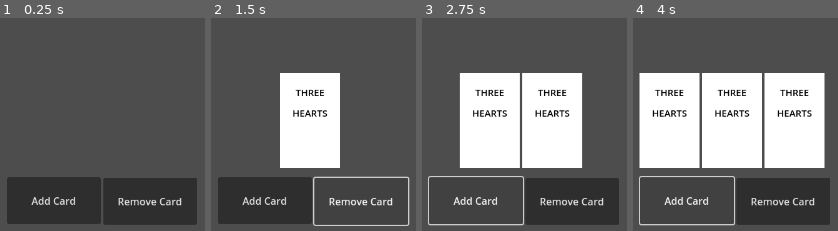
Above: before the commit, frames 1-4 (left to right).
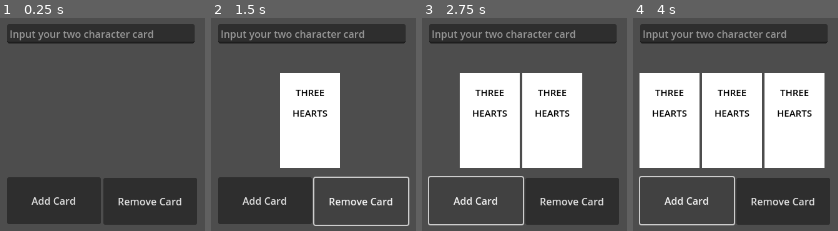
Above: after the commit, the same moments.

Repository: sanujs/cheat-game
Game: Godot game, scene res://main.tscn
Two runs of this game, one before a commit and one after it. Both use one fixed random seed, a clock stepped at 60 frames per second and the inputs below. The project has no main scene, so this scene is started directly.
Inputs:
- Up to frame 1 (0.25 s): no input
- Up to frame 2 (1.5 s): click "Add Card" at 0.5 s; click "Remove Card" at 1.25 s
- Up to frame 3 (2.75 s): click "Add Card" at 2 s
- Up to frame 4 (4 s): click "Remove Card" at 2.75 s; click "Add Card" at 3.5 s

The runs differ from the first frame. In frame 1, 7.4% of the frame differs, in the area x 3-96%, y 2-12%; in frame 2, 7.4%; in frame 3, 7.4%; in frame 4, 7.4%.

Commit message:
String to card logic, for creating cards from server

Diff:
--- a/client/cheat/main.gd
+++ b/client/cheat/main.gd
@@ -24,3 +24,10 @@
 	for card: Card in hand.get_children():
 		if card.selected:
 			hand.remove_child(card)
+
+
+func _on_line_edit_text_submitted(new_text: String) -> void:
+	var new_card: Card = card_scene.instantiate()
+	hand.add_child(new_card)
+	new_card.set_values_from_string(new_text)
+	new_card.visible = true
--- a/client/cheat/main.tscn
+++ b/client/cheat/main.tscn
@@ -1,18 +1,7 @@
-[gd_scene load_steps=4 format=3 uid="uid://ovopyiqkw5oi"]
+[gd_scene load_steps=3 format=3 uid="uid://ovopyiqkw5oi"]
 
 [ext_resource type="Script" path="res://main.gd" id="1_2vsyr"]
 [ext_resource type="PackedScene" uid="uid://bohd1wf2efcrh" path="res://scenes/card/card.tscn" id="1_o6y44"]
-
-[sub_resource type="GDScript" id="GDScript_hjgn3"]
-script/source = "extends HBoxContainer
-
-@export var card_scene: PackedScene
-
-func _on_remove_card_pressed() -> void:
-	for card: Card in get_children():
-		if card.selected:
-			remove_child(card)
-"
 
 [node name="Main" type="Node"]
 script = ExtResource("1_2vsyr")
@@ -31,8 +20,6 @@
 grow_horizontal = 2
 grow_vertical = 0
 alignment = 1
-script = SubResource("GDScript_hjgn3")
-card_scene = ExtResource("1_o6y44")
 
 [node name="Card" parent="Hand" instance=ExtResource("1_o6y44")]
 layout_mode = 2
@@ -61,5 +48,13 @@
 offset_bottom = 710.0
 text = "Remove Card"
 
+[node name="LineEdit" type="LineEdit" parent="."]
+offset_left = 493.0
+offset_top = 389.0
+offset_right = 793.0
+offset_bottom = 420.0
+placeholder_text = "Input your two character card"
+
 [connection signal="pressed" from="AddCard" to="." method="_on_add_card_pressed"]
 [connection signal="pressed" from="RemoveCard" to="." method="_on_remove_card_pressed"]
+[connection signal="text_submitted" from="LineEdit" to="." method="_on_line_edit_text_submitted"]
--- a/client/cheat/scenes/card/card.gd
+++ b/client/cheat/scenes/card/card.gd
@@ -3,7 +3,7 @@
 
 enum Suit {SPADES, HEARTS, CLUBS, DIAMONDS}
 # TODO: Finish ranks
-enum Rank {TWO, THREE, FOUR, JACK, QUEEN, KING, ACE}
+enum Rank {TWO, THREE, FOUR, FIVE, SIX, SEVEN, EIGHT, NINE, TEN, JACK, QUEEN, KING, ACE}
 
 @export var rank: Rank = Rank.ACE
 @export var suit: Suit = Suit.SPADES
@@ -22,13 +22,18 @@
 	rank_lbl.set_text(Rank.keys()[_rank])
 	suit_lbl.set_text(Suit.keys()[_suit])
 
+func set_values_from_string(characters: String):
+	assert(len(characters) == 2)
+	var _rank = char_to_rank(characters[0])
+	var _suit = char_to_suit(characters[1])
+	set_values(_rank, _suit)
+
 # Called every frame. 'delta' is the elapsed time since the previous frame.
 func _process(delta: float) -> void:
 	if selected:
 		$Color.color = Color.AQUA
 	else:
 		$Color.set_color(Color.WHITE)
-
 
 func _gui_input(event: InputEvent) -> void:
 #	Affects current control only
@@ -39,3 +44,43 @@
 #	Affects all controls
 	if event.is_action_pressed("right_mouse"):
 		selected = false
+
+func char_to_rank(character: String) -> Rank:
+	assert(len(character) == 1)
+#	when character is not a number
+	if not character.is_valid_int():
+		match character:
+			"T":
+				return Rank.TEN
+			"J":
+				return Rank.JACK
+			"Q":
+				return Rank.QUEEN
+			"K":
+				return Rank.KING
+			"A":
+				return Rank.ACE
+			"_":
+				print("Not a valid character")
+#				Default to ACE
+				return Rank.ACE
+
+#	calculate the Rank enum equivalent to the number
+	return int(character)-2
+
+func char_to_suit(character: String) -> Suit:
+	assert(len(character) == 1)
+	match character:
+		"S":
+			return Suit.SPADES
+		"H":
+			return Suit.HEARTS
+		"C":
+			return Suit.CLUBS
+		"D":
+			return Suit.DIAMONDS
+		"_":
+			print("Not a valid suit")
+
+#	Default to SPADES
+	return Suit.SPADES
